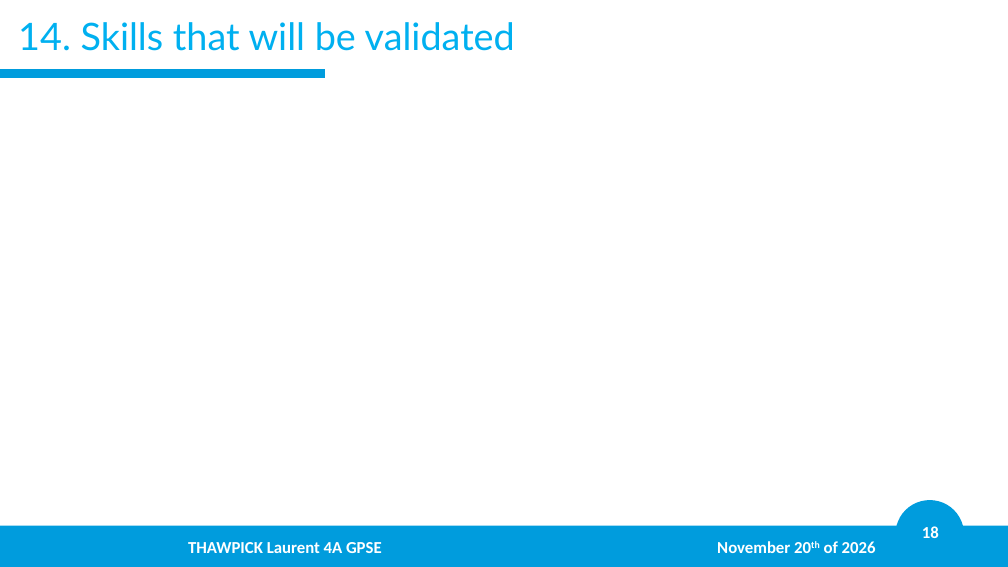
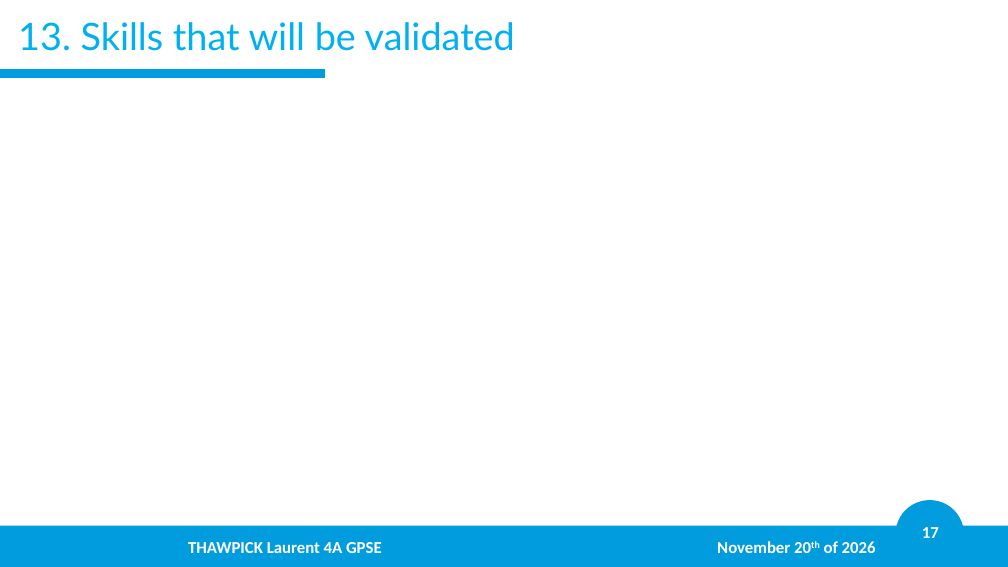
Before and after one commit to LaurentThaw/plasma-tubing, a slide deck: slide 17 of PDR for 20.11.26/PDR.pptx (slide 18 before the commit). Drawn at 1008x567 pixels with LibreOffice and Linux fonts; fonts in the diff are those of the drawing; background and template pictures are left out. Boxes give left, top, right and bottom in pixels: in the first picture for what was removed or moved away, otherwise in the second. Text is boxed around its words. In the diff, an @@ line names an element or a change of style, - is before the commit and + after.

```diff
--- a/PDR for 20.11.26/PDR.pptx
+++ b/PDR for 20.11.26/PDR.pptx
@@ title at (x1=18, y1=22, x2=515, y2=51): text changed @@
-14. Skills that will be validated
+13. Skills that will be validated
@@ page number at (x1=922, y1=527, x2=939, y2=538): text changed @@
-18
+17
```
Also in this commit, not shown: 11 other slides changed.
